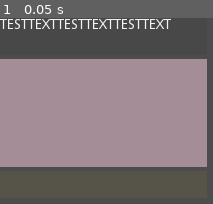
Above: before the commit, frame 1.
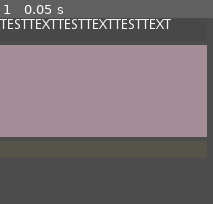
Above: after the commit, the same moment.

Repository: ThomasApplewhite/LexGame
Game: Godot game, scene res://Scripts_Scenes/PromptScenes/PromptControl/PromptControl.tscn
The game is run twice, just before and just after one commit, with the same random seed, the same clock (stepped at 60 frames per second) and the same inputs. This scene is started directly instead of the project's main scene.
Inputs:
- Up to frame 1 (0.05 s): no input

The runs differ from the first frame. In frame 1, 23% of the frame differs, in the area x 0-98%, y 14-81%.

Commit message:
First Pass of Conversation Layout
Adjusted various assets to better fit them into the phone

Diff:
--- a/Scripts_Scenes/PhoneScenes/AppSlates/GameplayAppSlates/TextMessenger/ConversationAppSlate.tscn
+++ b/Scripts_Scenes/PhoneScenes/AppSlates/GameplayAppSlates/TextMessenger/ConversationAppSlate.tscn
@@ -76,21 +76,21 @@
 
 [node name="ScrollContainer" type="ScrollContainer" parent="ContentControl/TextControl/TextVBoxContainer"]
 margin_right = 207.0
-margin_bottom = 258.0
+margin_bottom = 189.0
 size_flags_horizontal = 3
 size_flags_vertical = 3
 size_flags_stretch_ratio = 8.0
 
 [node name="MessageVBoxContainer" type="VBoxContainer" parent="ContentControl/TextControl/TextVBoxContainer/ScrollContainer"]
 margin_right = 207.0
-margin_bottom = 258.0
+margin_bottom = 189.0
 size_flags_horizontal = 3
 size_flags_vertical = 3
 
 [node name="PromptControl" type="Control" parent="ContentControl/TextControl/TextVBoxContainer"]
-margin_top = 262.0
+margin_top = 193.0
 margin_right = 207.0
 margin_bottom = 359.0
 size_flags_horizontal = 3
 size_flags_vertical = 3
-size_flags_stretch_ratio = 3.0
+size_flags_stretch_ratio = 7.0
--- a/Scripts_Scenes/PromptScenes/PromptButtonsManager/PromptButtonsManager.tscn
+++ b/Scripts_Scenes/PromptScenes/PromptButtonsManager/PromptButtonsManager.tscn
@@ -5,6 +5,8 @@
 [node name="PromptButtonsManagerControl" type="Control"]
 anchor_right = 1.0
 anchor_bottom = 1.0
+margin_right = -513.0
+margin_bottom = -380.0
 size_flags_horizontal = 3
 script = ExtResource( 1 )
 __meta__ = {
@@ -14,21 +16,21 @@
 [node name="Timer" type="Timer" parent="."]
 
 [node name="VBoxContainer" type="VBoxContainer" parent="."]
-margin_right = 251.0
-margin_bottom = 122.0
+margin_right = 207.0
+margin_bottom = 100.0
 size_flags_horizontal = 3
 
 [node name="HBoxContainer" type="HBoxContainer" parent="VBoxContainer"]
-margin_right = 251.0
-margin_bottom = 113.0
+margin_right = 207.0
+margin_bottom = 92.0
 size_flags_horizontal = 3
 size_flags_vertical = 3
 size_flags_stretch_ratio = 70.0
 
 [node name="ProgressBar" type="ProgressBar" parent="VBoxContainer"]
-margin_top = 117.0
-margin_right = 251.0
-margin_bottom = 122.0
+margin_top = 96.0
+margin_right = 207.0
+margin_bottom = 100.0
 size_flags_horizontal = 3
 size_flags_vertical = 3
 size_flags_stretch_ratio = 2.5
--- a/Scripts_Scenes/PromptScenes/PromptControl/PromptControl.tscn
+++ b/Scripts_Scenes/PromptScenes/PromptControl/PromptControl.tscn
@@ -5,27 +5,21 @@
 
 [node name="PromptControl" type="Control"]
 margin_right = 207.0
-margin_bottom = 180.0
+margin_bottom = 140.0
 script = ExtResource( 2 )
 __meta__ = {
 "_editor_description_": "Controls an entire prompt. Creates the text and markers, and creates a ButtonsManager to manages actually selecting the buttons. When all the phrase markers are complete, returns a complete signal."
 }
 
 [node name="VBoxContainer" type="VBoxContainer" parent="."]
-anchor_left = 0.5
-anchor_top = 0.5
-anchor_right = 0.5
-anchor_bottom = 0.5
-margin_left = -103.5
-margin_top = -90.0
-margin_right = 103.5
-margin_bottom = 90.0
+anchor_right = 1.0
+anchor_bottom = 1.0
 size_flags_horizontal = 3
 size_flags_vertical = 3
 
 [node name="RichTextLabel" type="RichTextLabel" parent="VBoxContainer"]
 margin_right = 207.0
-margin_bottom = 37.0
+margin_bottom = 23.0
 size_flags_horizontal = 3
 size_flags_vertical = 3
 size_flags_stretch_ratio = 17.5
@@ -37,12 +31,12 @@
 color = Color( 0, 0, 0, 0.0509804 )
 
 [node name="ButtonsControl" type="Control" parent="VBoxContainer"]
-margin_top = 41.0
+margin_top = 27.0
 margin_right = 207.0
-margin_bottom = 149.0
+margin_bottom = 119.0
 size_flags_horizontal = 3
 size_flags_vertical = 3
-size_flags_stretch_ratio = 50.0
+size_flags_stretch_ratio = 70.0
 
 [node name="ColorRect" type="ColorRect" parent="VBoxContainer/ButtonsControl"]
 anchor_right = 1.0
@@ -50,9 +44,9 @@
 color = Color( 0.980392, 0.792157, 0.870588, 0.513726 )
 
 [node name="PromptLivesControl" type="Control" parent="VBoxContainer"]
-margin_top = 153.0
+margin_top = 123.0
 margin_right = 207.0
-margin_bottom = 180.0
+margin_bottom = 140.0
 size_flags_horizontal = 3
 size_flags_vertical = 3
 size_flags_stretch_ratio = 12.5
